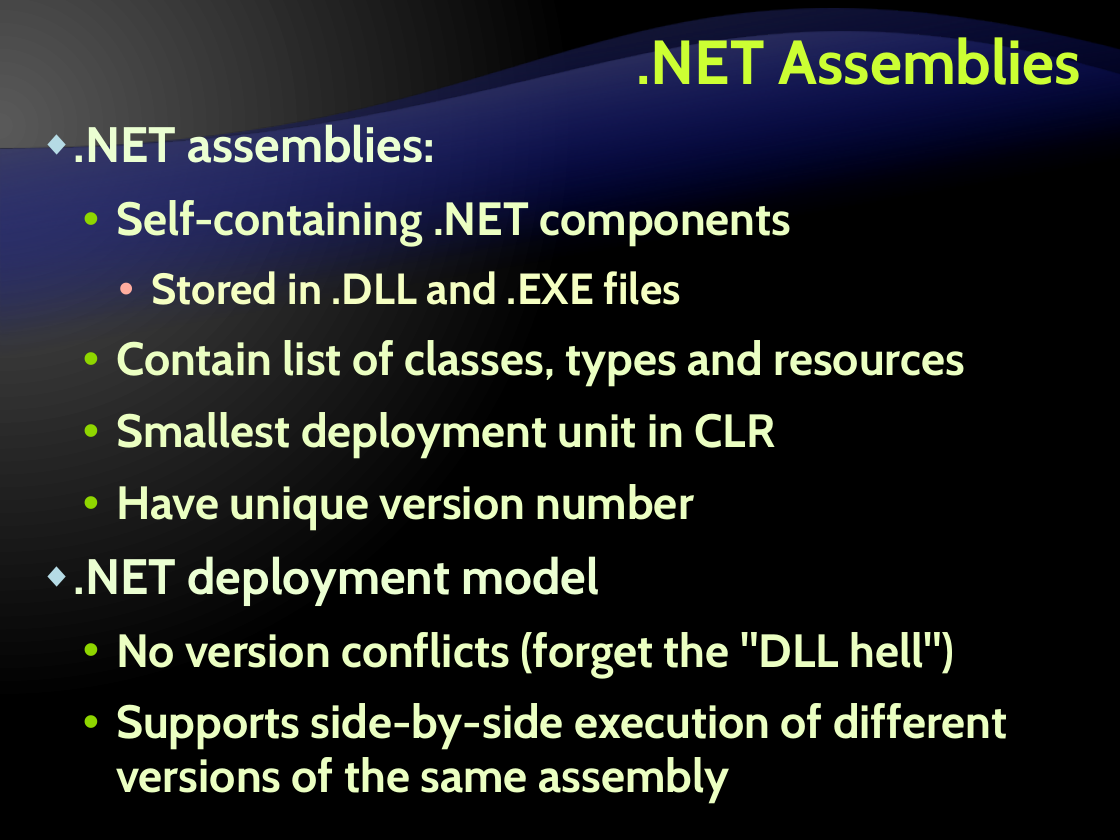
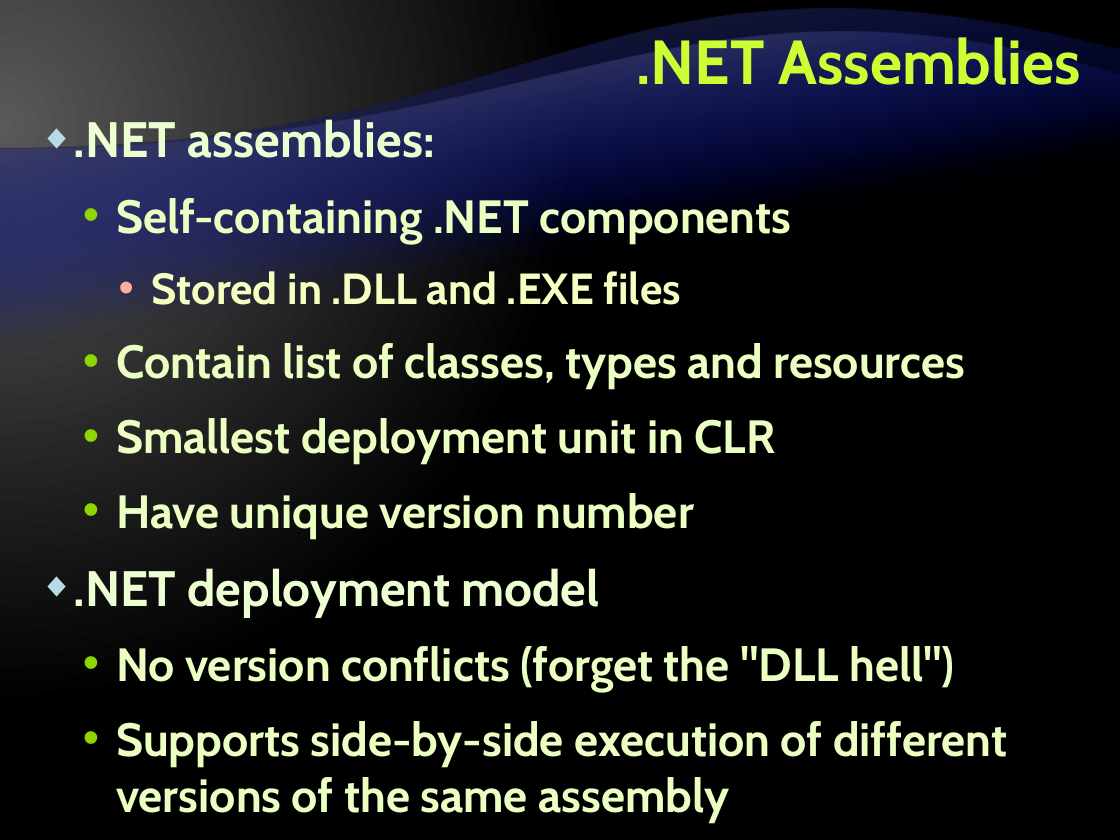
Before and after one commit to Graveheart/aspnetcourse, a slide deck: slide 32 of 2010/lectures/1. .NET Framework Overview.pptx. Drawn at 1120x840 pixels with LibreOffice and Linux fonts; fonts in the diff are those of the drawing; background and template pictures are left out. Boxes give left, top, right and bottom in pixels: in the first picture for what was removed or moved away, otherwise in the second. Text is boxed around its words. In the diff, an @@ line names an element or a change of style, - is before the commit and + after.

```diff
--- a/2010/lectures/1. .NET Framework Overview.pptx
+++ b/2010/lectures/1. .NET Framework Overview.pptx
@@ text ".NET assemblies:" at [74, 116, 1007, 823]: line spacing 0.95 to 1 @@
```
Also in this commit, not shown: 22 other slides changed.
